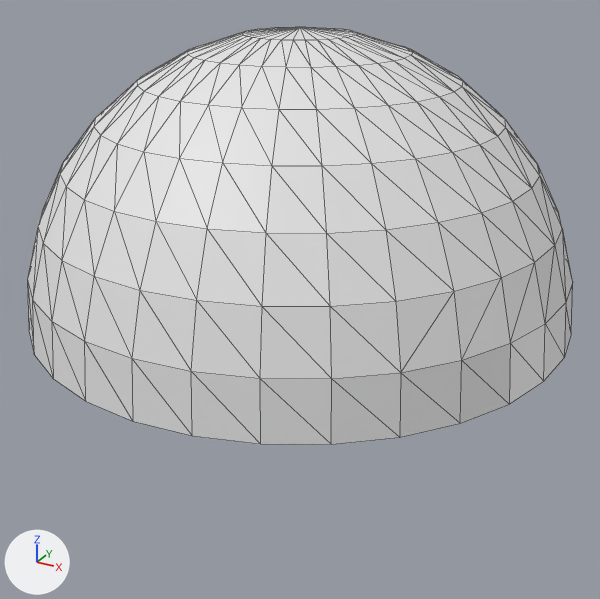
One commit to the OBJ model src/main/resources/models/meshes/skydome.obj: the scene before it, then after it.
The view is the same before and after, from a 50 mm lens placed at (1.416, -2.574, 1.286), pointed at (0.0, 0.0, -0.001). The axes (+X, +Y, +Z) are drawn at lower left. The lights are the same throughout. Mesh edges are drawn as thin lines. Where no turn or scale is listed for an object, it has been applied to the vertices.

The scene before the commit, as lines of its bpy script (objects in view):
```python
me_skydome = bpy.data.meshes.new('skydome')
me_skydome.from_pydata(...)  # 257 vertices, 480 faces; spans x -1.0..1.0, y -1.0..1.0, z 0.0..1.0
ob_skydome = bpy.data.objects.new('skydome', me_skydome)
ob_skydome.location = (0.0, 0.0, 0.0)
```
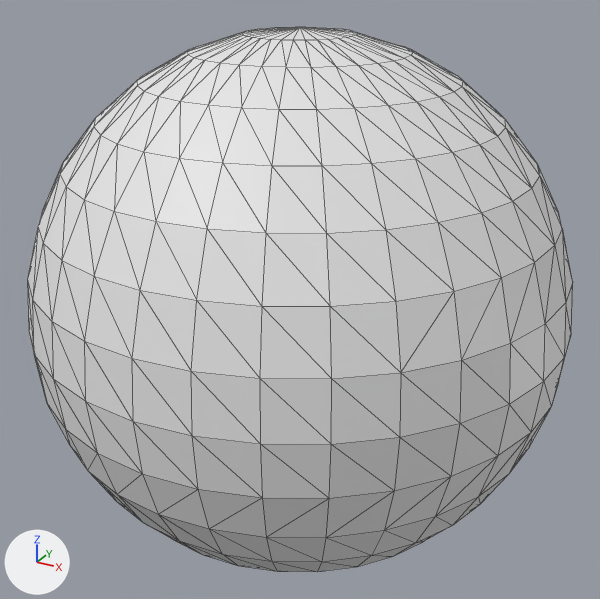
Pixel boxes [x1, y1, x2, y2] of what changed, in the pictures (600 x 599 px):
'skydome', reshaped (31% taller): before [27, 27, 573, 444]; after [27, 27, 573, 572]
part 1 of me_skydome, added: after [35, 339, 570, 572]

What the commit changed:
me_skydome is used by ob_skydome; location (0.0, 0.0, 0.0).
me_skydome had 257 vertices, 480 faces and spanned x -1.0..1.0, y -1.0..1.0, z 0.0..1.0.
me_skydome now has 482 vertices, 960 faces and spans x -1.0..1.0, y -1.0..1.0, z -1.0..1.0.
Part 1, on me_skydome:
225 vertices are added at x -0.98..0.98, y -0.98..0.98, z -1.0..-0.2.
480 new faces join them.
